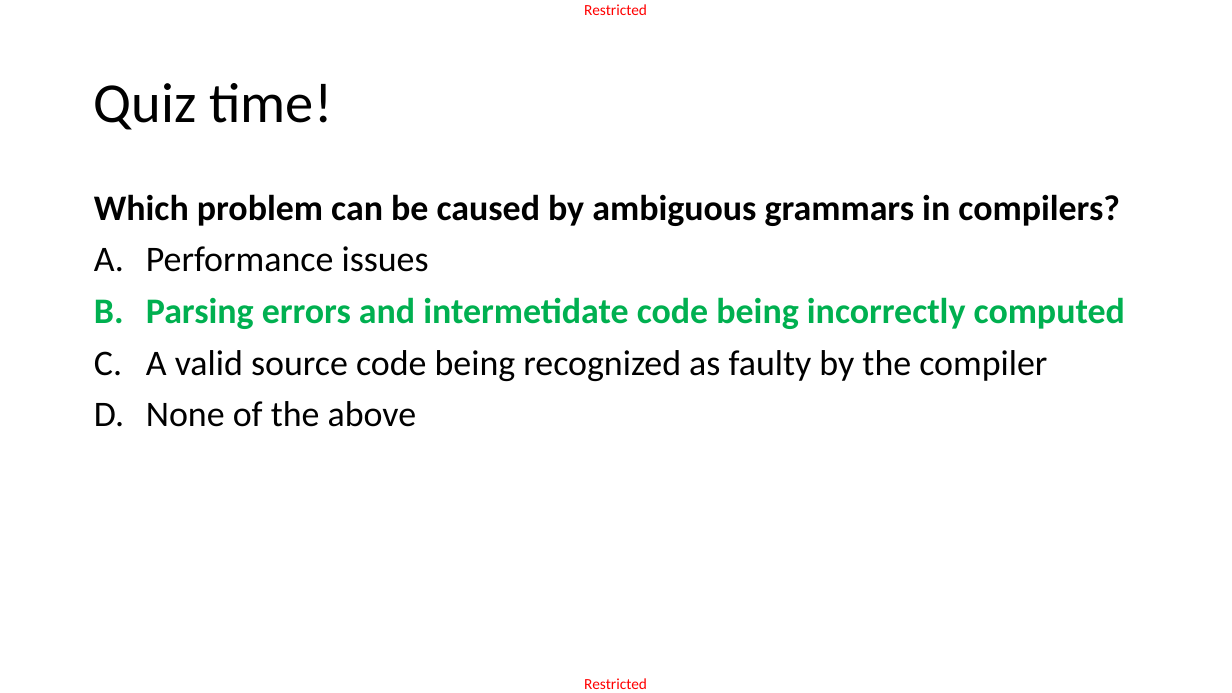
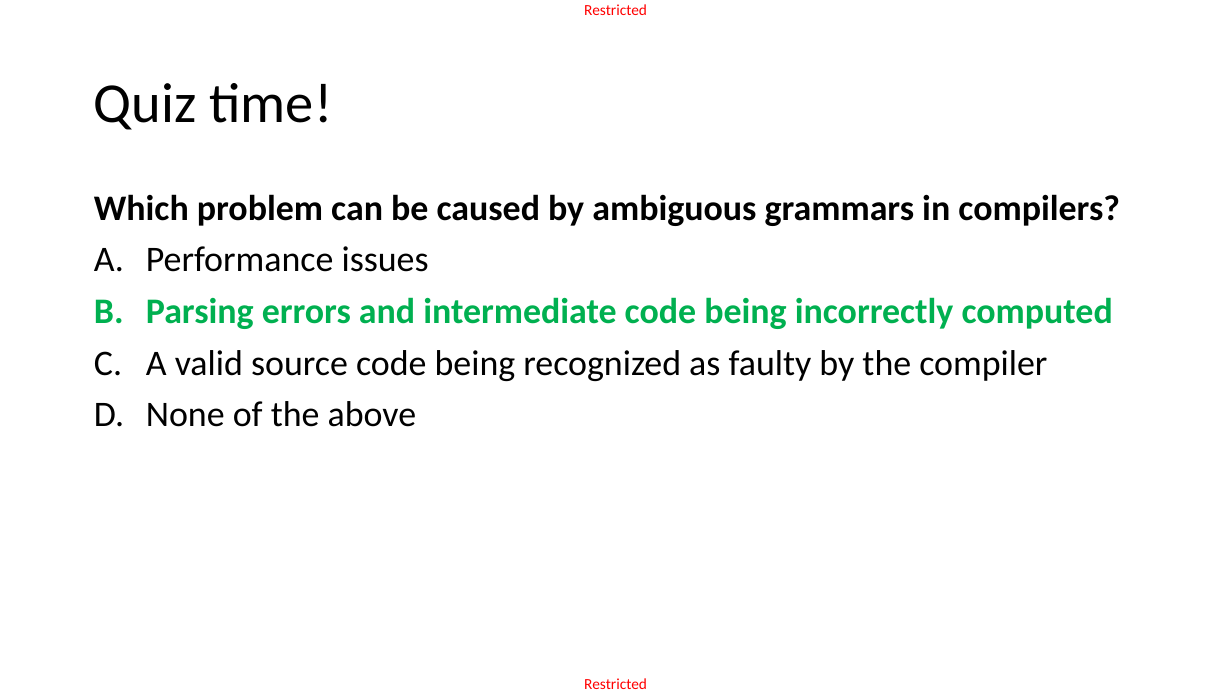
Before and after one commit to matthieudemari/SUTD_PLC_50_051, a slide deck: slide 49 of W10/W10S1 - CFG&SDT/W10S1.pptx. Drawn at 1232x693 pixels with LibreOffice and Linux fonts; fonts in the diff are those of the drawing. Boxes give left, top, right and bottom in pixels: in the first picture for what was removed or moved away, otherwise in the second. Text is boxed around its words. In the diff, an @@ line names an element or a change of style, - is before the commit and + after.

```diff
--- a/W10/W10S1 - CFG&SDT/W10S1.pptx
+++ b/W10/W10S1 - CFG&SDT/W10S1.pptx
@@ text at [146,297,1113,329]: text changed @@
-B. Parsing errors and intermetidate code being incorrectly computed
+B. Parsing errors and intermediate code being incorrectly computed
```
Also in this commit, not shown: 3 other slides changed, 22 other files.
